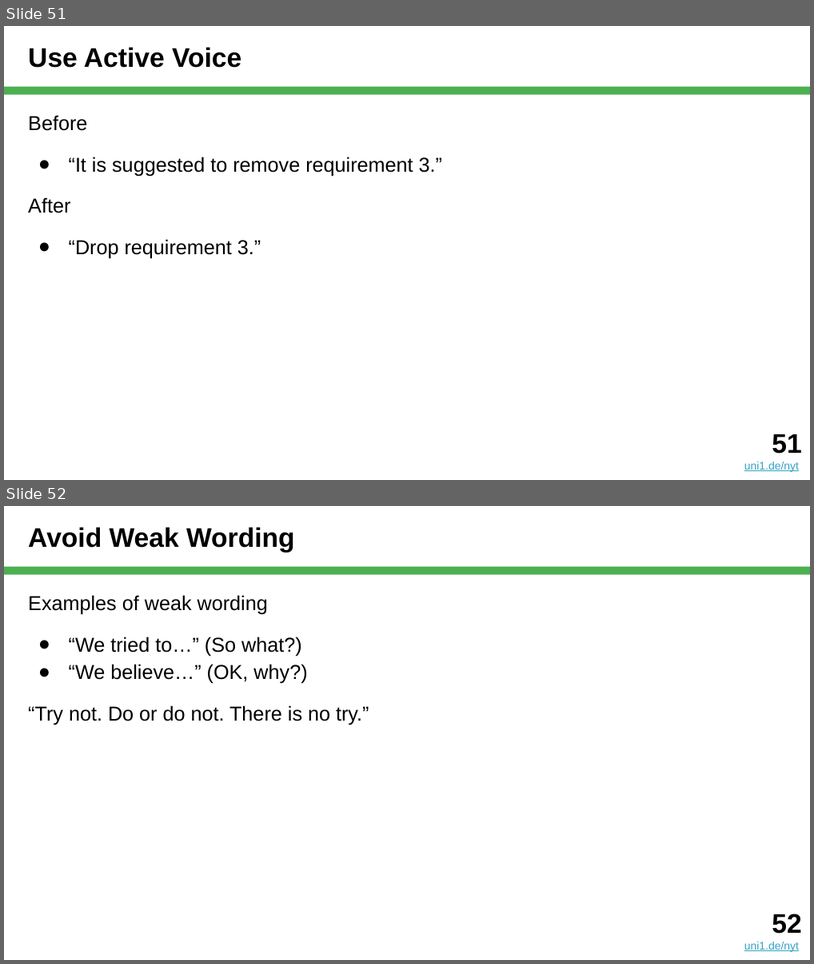
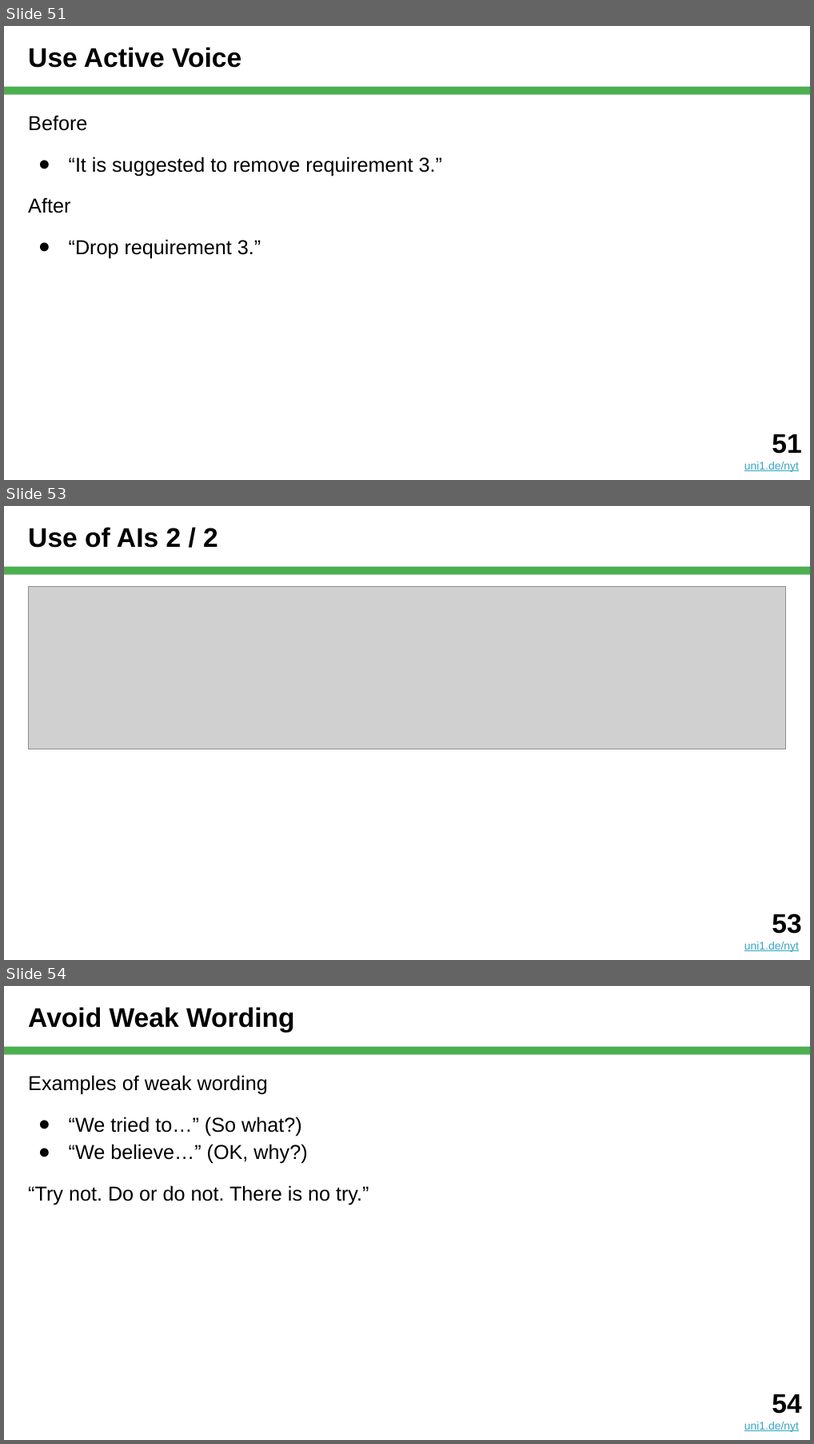
Before and after one commit to dirkriehle/nyt-course, a slide deck: Lecture slides/NYT E01 - Scientific Writing.pptx. Shown one above the other, each under a label of ours: slides 51 and 52 before the commit, slides 51, 53 and 54 after it; the slides between them are not shown. The pictures are 814x964 and 814x1444 pixels, drawn with LibreOffice and Linux fonts; fonts in the diff are those of the drawing; grey boxes stand for pictures. Boxes give left, top, right and bottom in pixels: in the first picture for what was removed or moved away, otherwise in the second. Text is boxed around its words. In the diff, an @@ line names an element or a change of style, - is before the commit and + after.

```diff
--- a/Lecture slides/NYT E01 - Scientific Writing.pptx
+++ b/Lecture slides/NYT E01 - Scientific Writing.pptx
@@ slide 53 added at <box>4,506,810,960</box>, background #FFFFFF; not listed: 1 template element that a slide beside it also shows @@
@@ title added at <box>28,527,218,548</box>, 24 pt, text #000000, bold @@
+Use of AIs 2 / 2
@@ picture added at <box>28,587,786,749</box> @@
@@ text added at <box>745,913,802,952</box>, 10 pt, text #34A3C5, underline @@
+53
+uni1.de/nyt
@@ what was slide 52 is now slide 54 @@
@@ text at <box>772,1394,802,1413</box>: text changed @@
-52
+54
```
Also in this commit, not shown: 5 slides changed, 1 other slide added, 3 other files.
